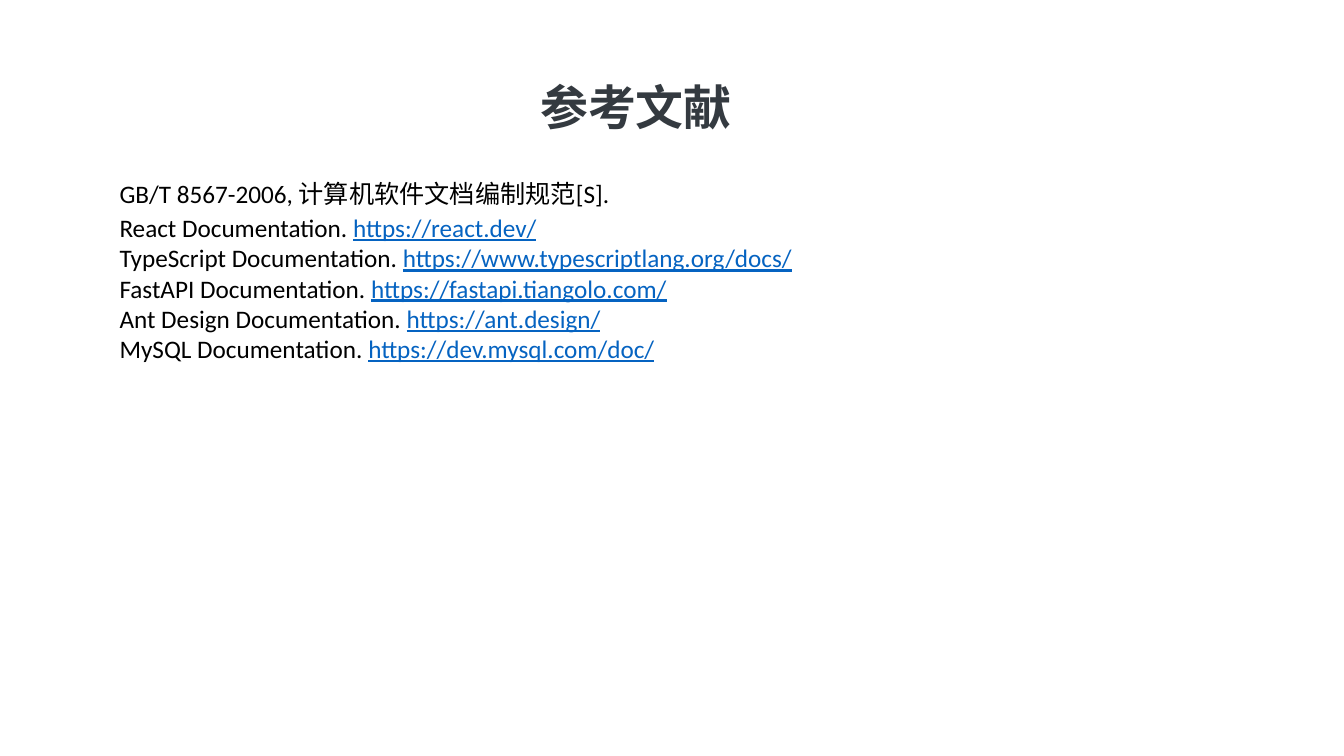
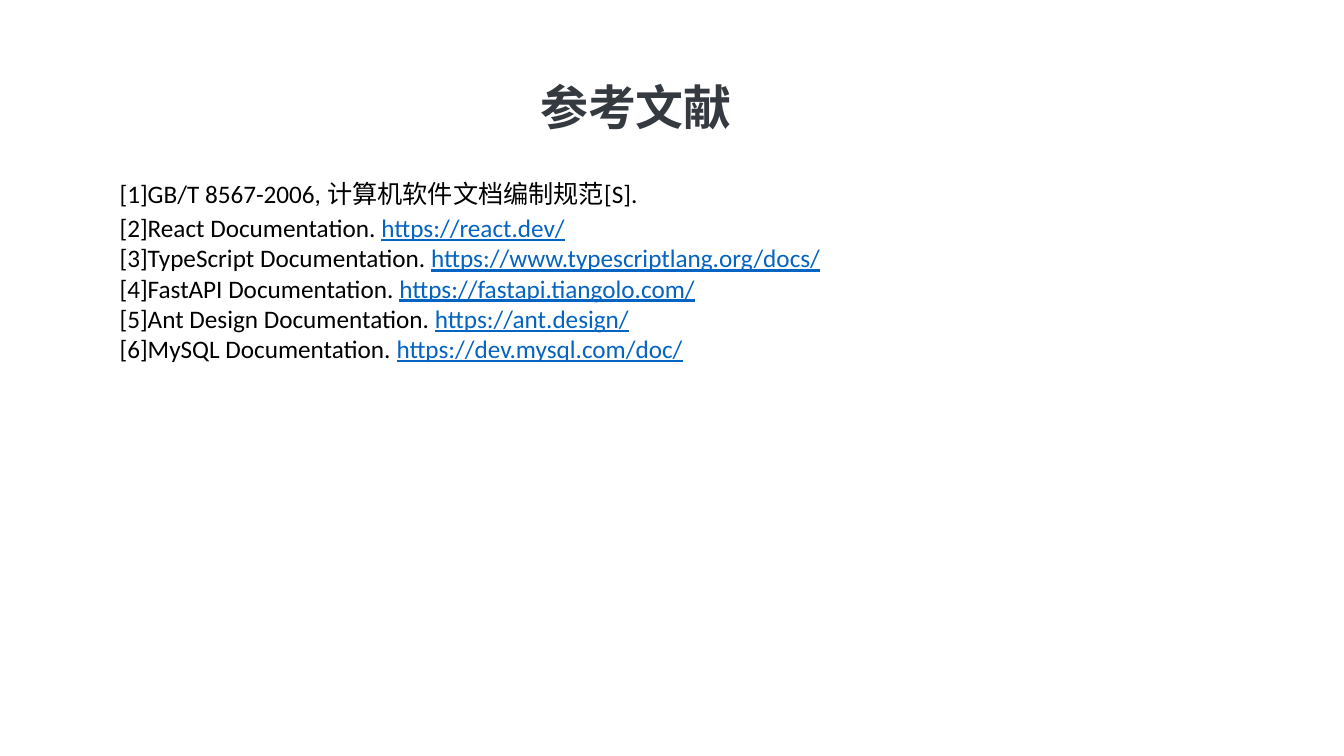
Before and after one commit to HuangFeiYangM/AI-APIChatTool-Web-Docker, a slide deck: slide 15 of 项目文档/演示ppt/G10 项目总结PPT.pptx (slide 14 before the commit). Drawn at 1344x756 pixels with LibreOffice and Linux fonts; fonts in the diff are those of the drawing; background and template pictures are left out. Boxes give left, top, right and bottom in pixels: in the first picture for what was removed or moved away, otherwise in the second. Text is boxed around its words. In the diff, an @@ line names an element or a change of style, - is before the commit and + after.

```diff
--- a/项目文档/演示ppt/G10 项目总结PPT.pptx
+++ b/项目文档/演示ppt/G10 项目总结PPT.pptx
@@ text at (x1=120, y1=181, x2=638, y2=207): text changed @@
-GB/T 8567-2006, 计算机软件文档编制规范[S].
+[1]GB/T 8567-2006, 计算机软件文档编制规范[S].
@@ text at (x1=120, y1=218, x2=820, y2=362): text changed @@
-React Documentation. https://react.dev/
-TypeScript Documentation. https://www.typescriptlang.org/docs/
-FastAPI Documentation. https://fastapi.tiangolo.com/
-Ant Design Documentation. https://ant.design/
-MySQL Documentation. https://dev.mysql.com/doc/
+[2]React Documentation. https://react.dev/
+[3]TypeScript Documentation. https://www.typescriptlang.org/docs/
+[4]FastAPI Documentation. https://fastapi.tiangolo.com/
+[5]Ant Design Documentation. https://ant.design/
+[6]MySQL Documentation. https://dev.mysql.com/doc/
```
Also in this commit, not shown: 4 other slides changed, 1 slide added, 9 other files.
